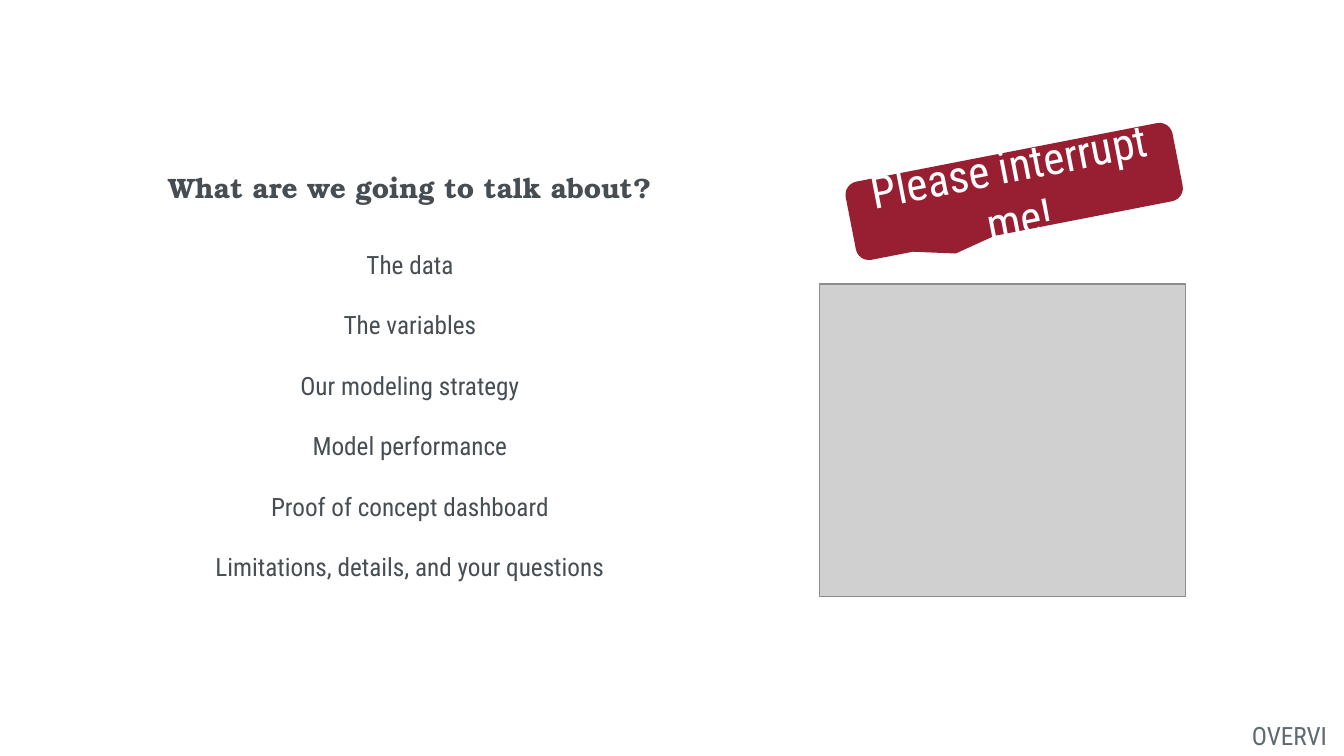
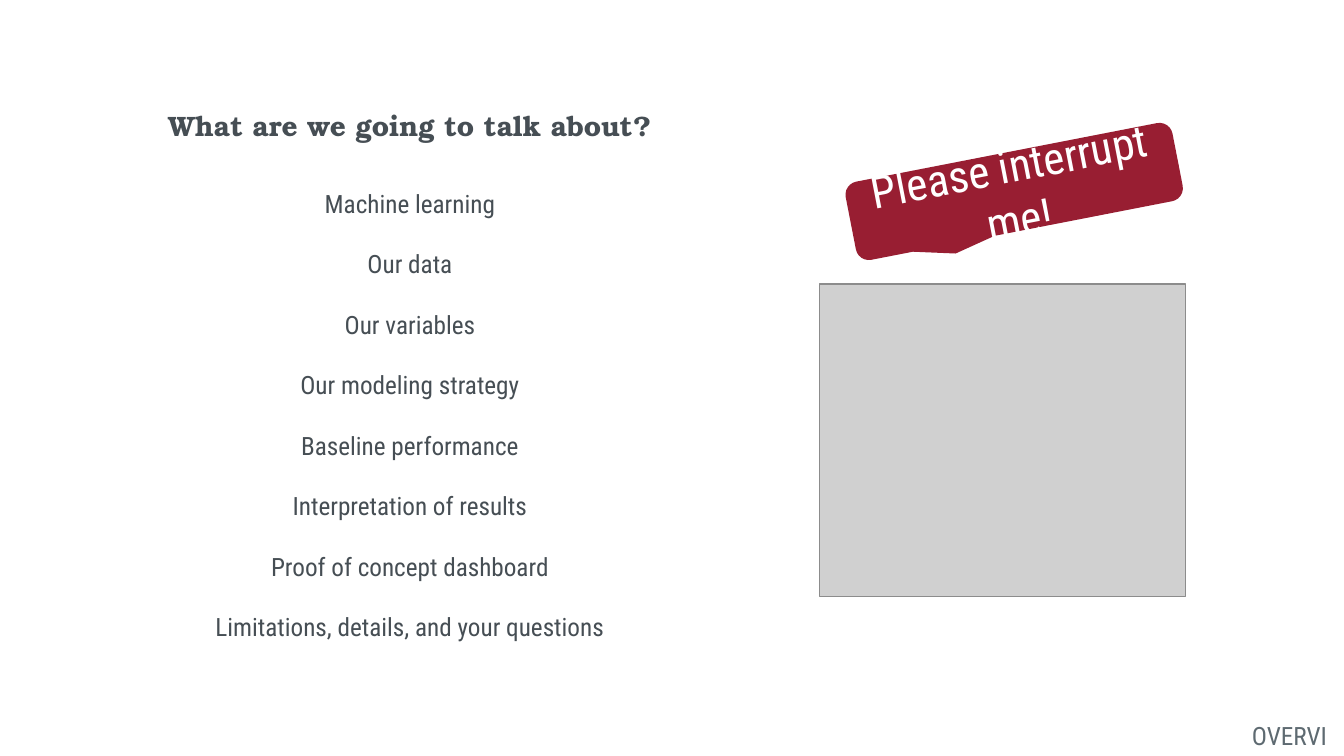
Before and after one commit to concrete-abstraction/student_risk_sagemaker, a slide deck: slide 3 of Documentation/student_risk_presentation.pptx. Drawn at 1344x756 pixels with LibreOffice and Linux fonts; fonts in the diff are those of the drawing; grey boxes stand for pictures. Boxes give left, top, right and bottom in pixels: in the first picture for what was removed or moved away, otherwise in the second. Text is boxed around its words. In the diff, an @@ line names an element or a change of style, - is before the commit and + after.

```diff
--- a/Documentation/student_risk_presentation.pptx
+++ b/Documentation/student_risk_presentation.pptx
@@ text "What are we going to ...": place and size @@
-text "What are we going to ..." at (168,176,651,582)
+text "What are we going to ..." at (168,114,651,642)
@@ text at (325,194,495,335): text changed @@
-The data
-The variables
+Machine learning
+Our data
+Our variables
@@ text at (293,436,527,520): text changed @@
-Model performance
+Baseline performance
+Interpretation of results
```
Also in this commit, not shown: 3 other slides changed, 3 slides added, 3 other files.
